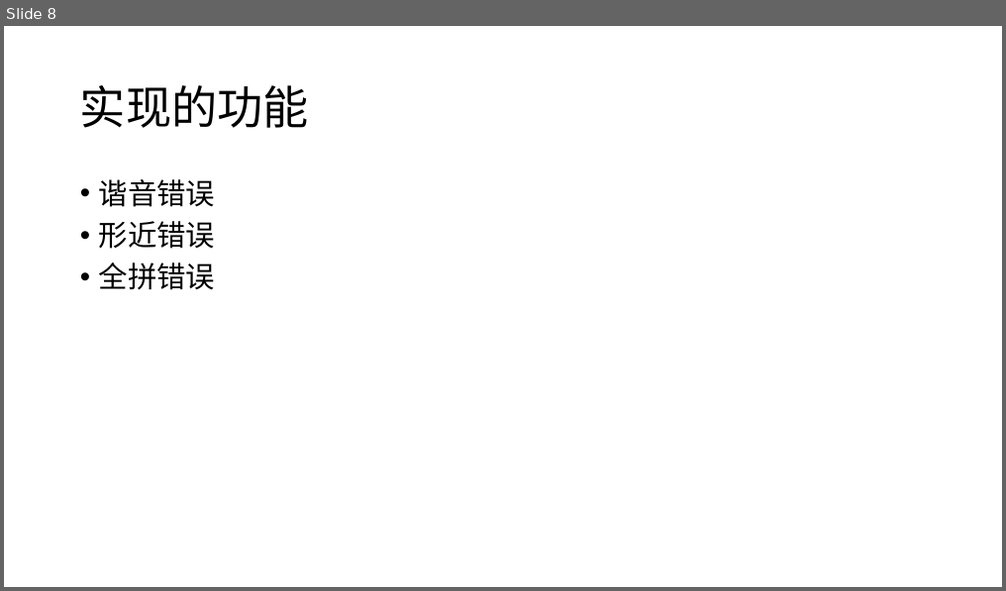
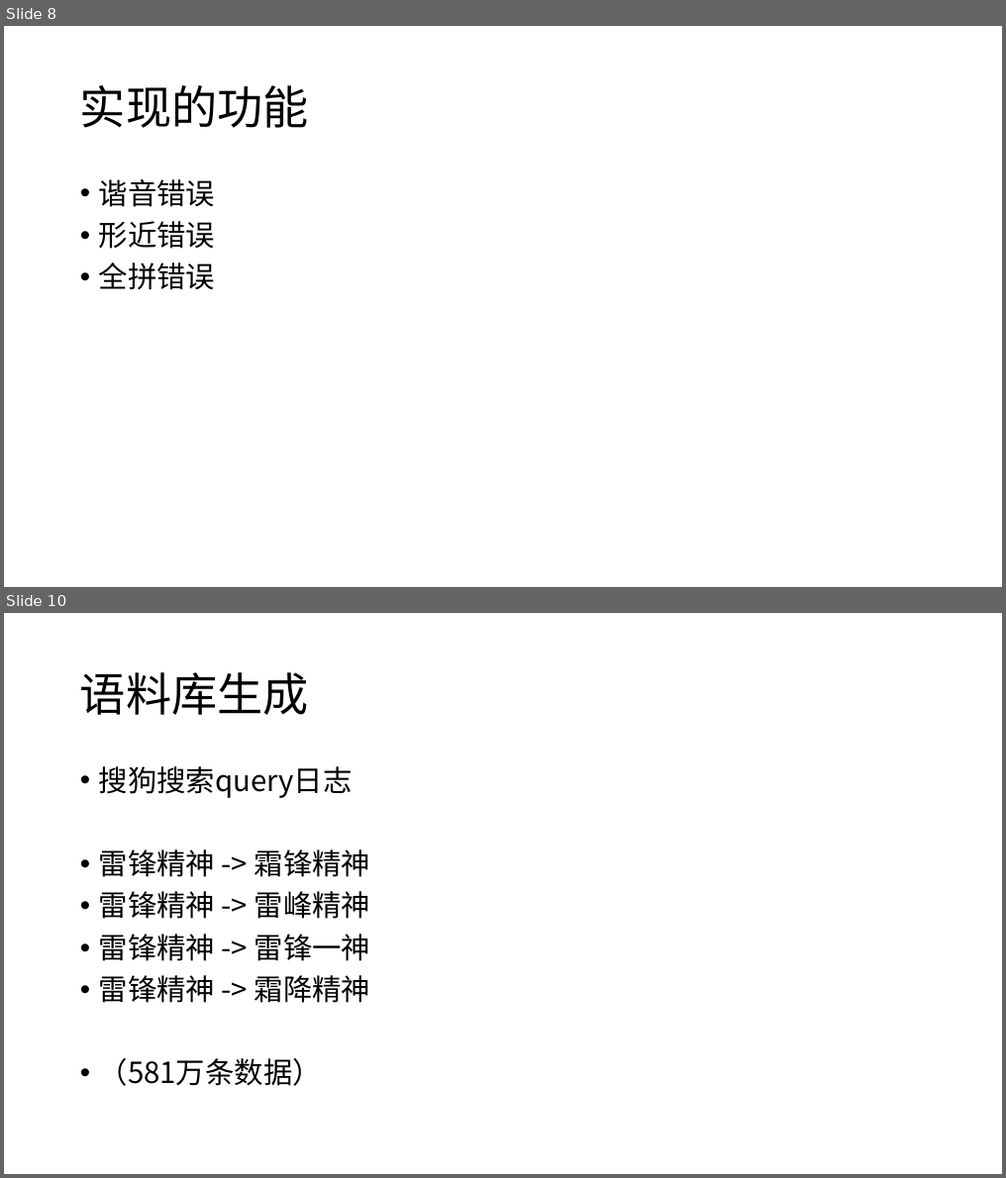
Before and after one commit to 01joy/query-correction, a slide deck: H-01.pptx. Shown one above the other, each under a label of ours: slide 8 before the commit, slides 8 and 10 after it; the slides between them are not shown. The pictures are 1006x591 and 1006x1178 pixels, drawn with LibreOffice and Linux fonts; fonts in the diff are those of the drawing. Boxes give left, top, right and bottom in pixels: in the first picture for what was removed or moved away, otherwise in the second. Text is boxed around its words. In the diff, an @@ line names an element or a change of style, - is before the commit and + after.

```diff
--- a/H-01.pptx
+++ b/H-01.pptx
@@ slide 10 added at [4,613,1002,1174], background #FFFFFF @@
@@ title added at [80,672,309,715], 44 pt, text #000000 @@
+语料库生成
@@ text added at [99,766,370,1086], 28 pt, text #000000 @@
+• 搜狗搜索query日志
+• 雷锋精神 -> 霜锋精神
+• 雷锋精神 -> 雷峰精神
+• 雷锋精神 -> 雷锋一神
+• 雷锋精神 -> 霜降精神
+• （581万条数据）
```
Also in this commit, not shown: 6 slides changed, 5 other slides added, 1 slide removed.
